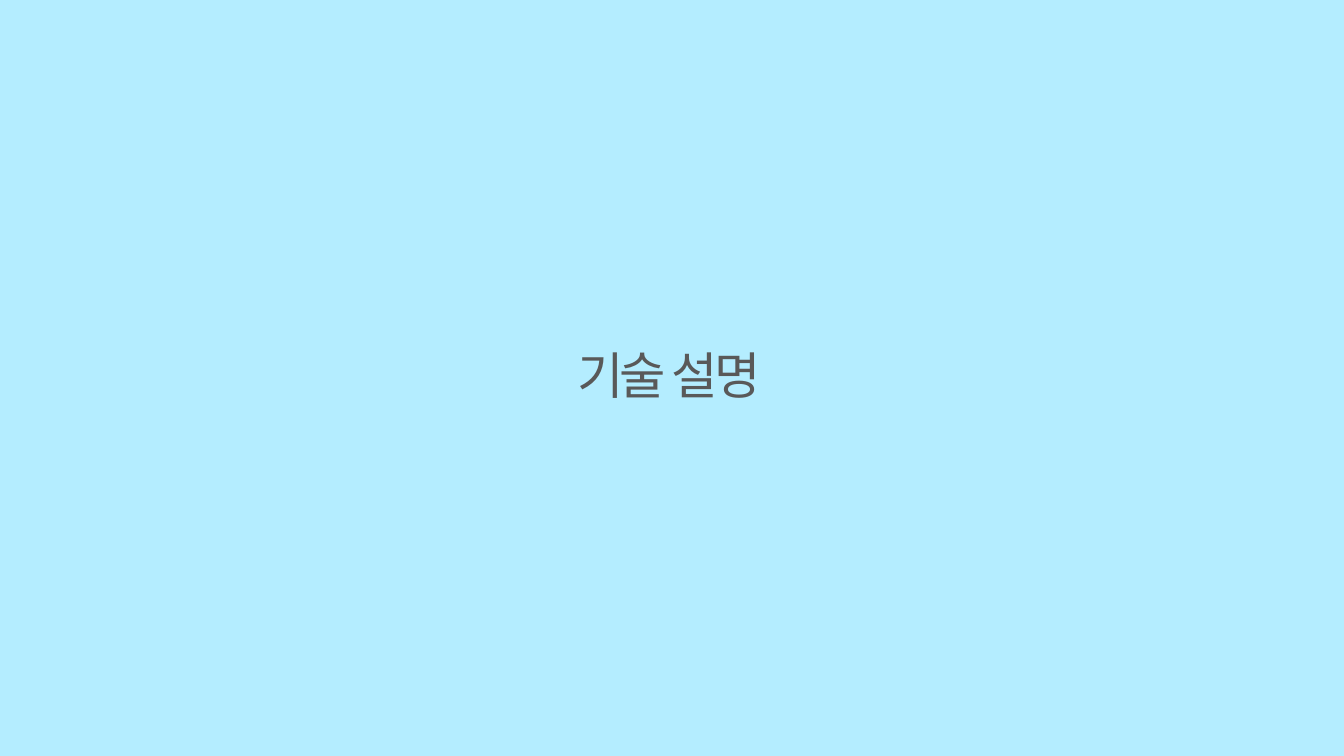
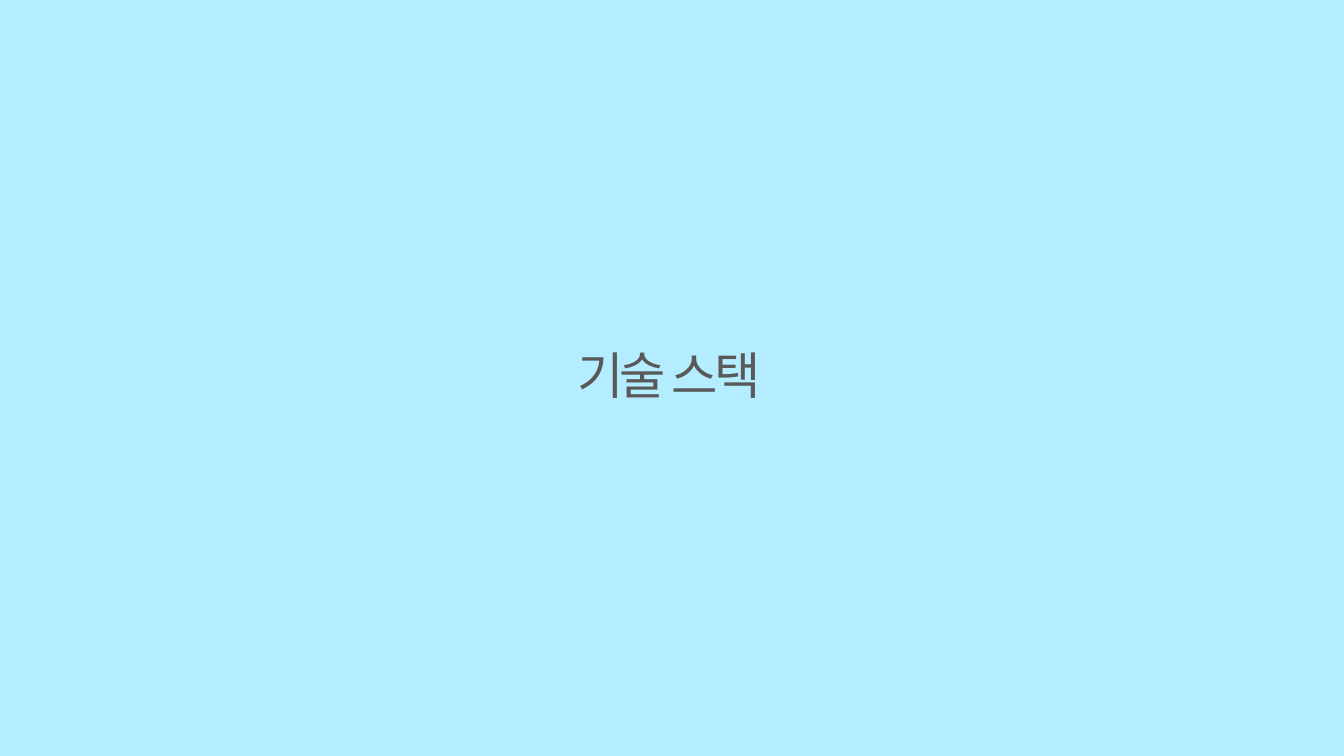
Before and after one commit to eunbicho/mmARt, a slide deck: slide 18 of A405최종발표.pptx (slide 13 before the commit). Drawn at 1344x756 pixels with LibreOffice and Linux fonts; fonts in the diff are those of the drawing; background and template pictures are left out. Boxes give left, top, right and bottom in pixels: in the first picture for what was removed or moved away, otherwise in the second. Text is boxed around its words. In the diff, an @@ line names an element or a change of style, - is before the commit and + after.

```diff
--- a/A405최종발표.pptx
+++ b/A405최종발표.pptx
@@ title at <box>578,352,761,398</box>: text changed @@
-기술 설명
+기술 스택
```
Also in this commit, not shown: 5 other slides changed, 5 slides added, 3 slides removed.
